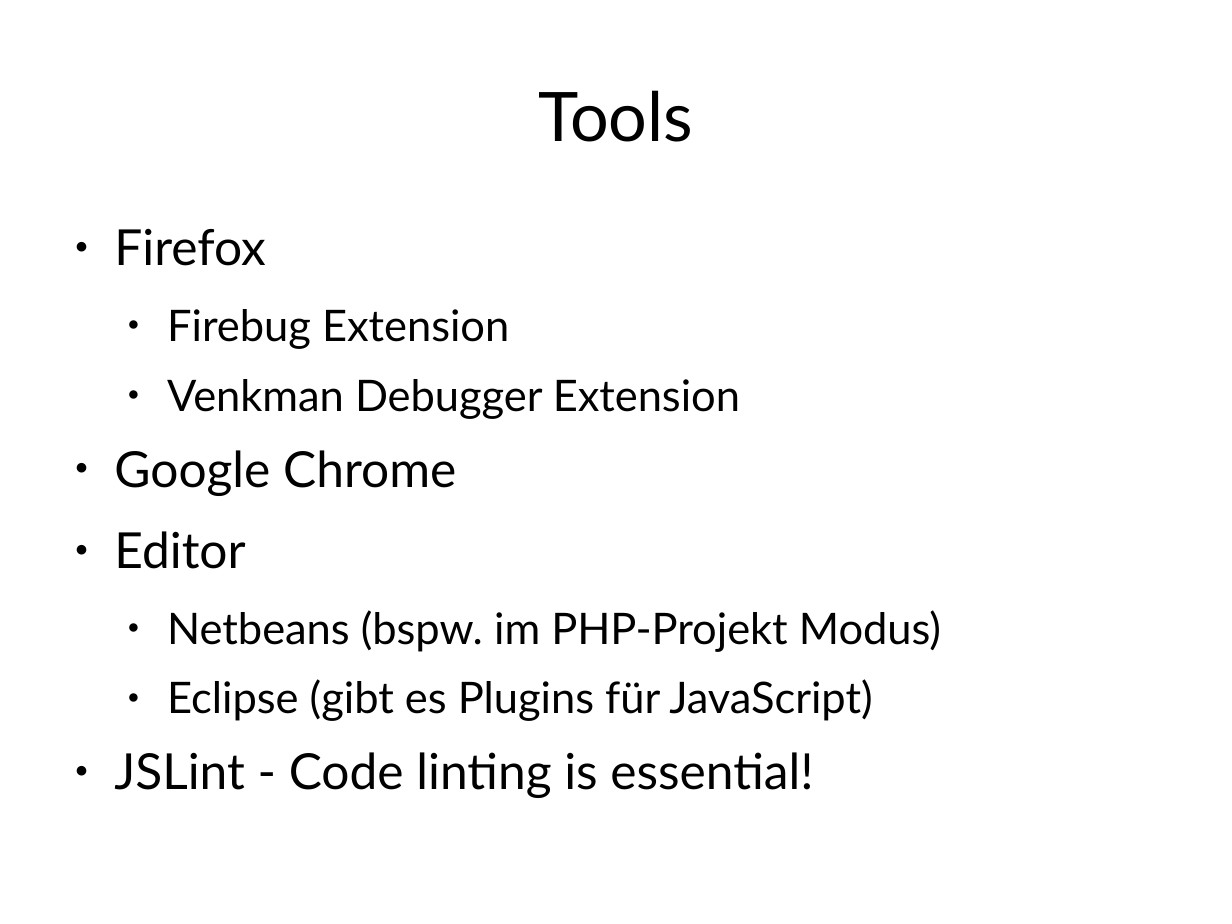
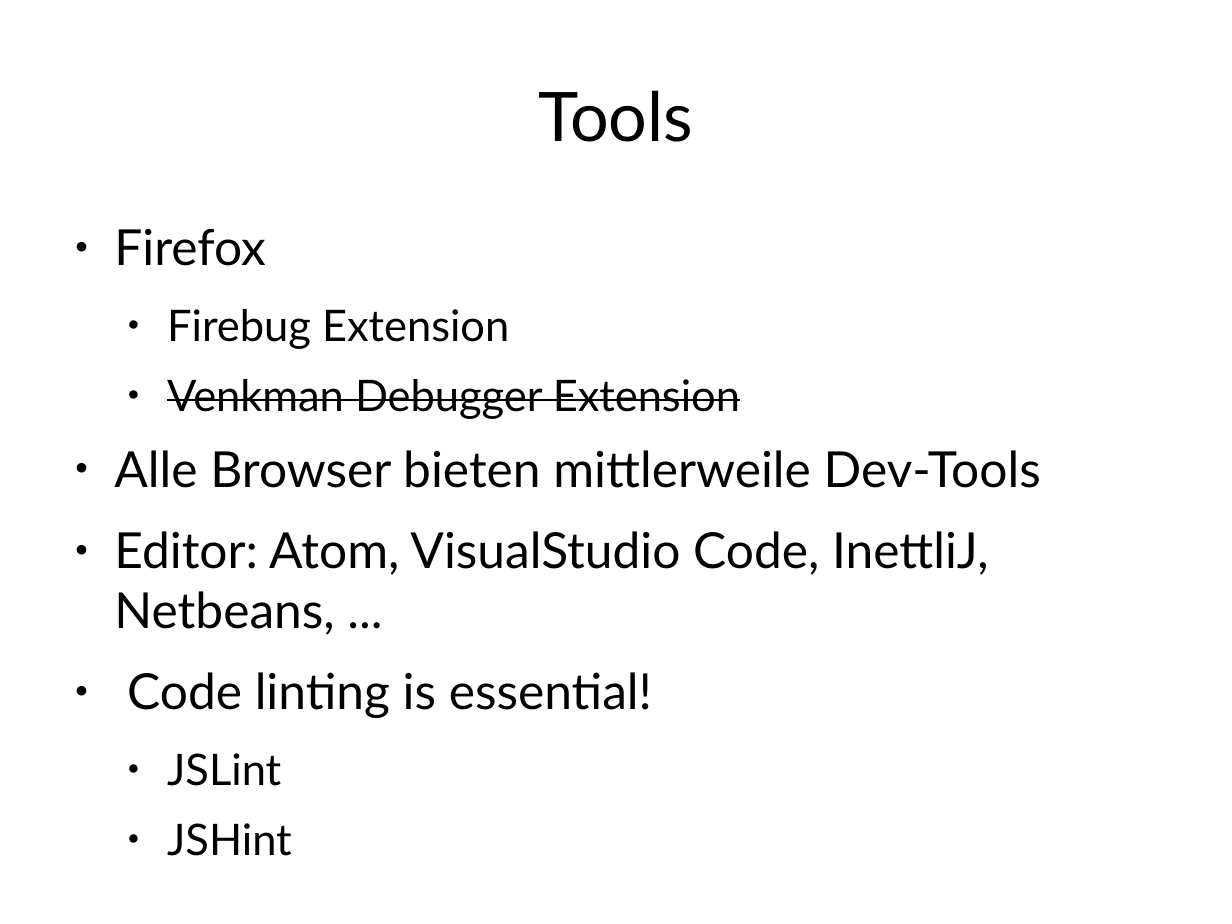
Before and after one commit to Weltraumschaf/Slides, a slide deck: slide 11 of JavaScript-Es_ist_nicht_C/JavaScript-ItsNotC.odp. Drawn at 1232x924 pixels with LibreOffice and Linux fonts; fonts in the diff are those of the drawing. Boxes give left, top, right and bottom in pixels: in the first picture for what was removed or moved away, otherwise in the second. Text is boxed around its words. In the diff, an @@ line names an element or a change of style, - is before the commit and + after.

```diff
--- a/JavaScript-Es_ist_nicht_C/JavaScript-ItsNotC.odp
+++ b/JavaScript-Es_ist_nicht_C/JavaScript-ItsNotC.odp
@@ text at bbox=[167, 379, 740, 419]: strikethrough on in "Venkman Debugger Extension" @@
@@ text at bbox=[114, 450, 1041, 786]: text changed; size 28 to 32 pt @@
-● Google Chrome
-● Editor
-  ● Netbeans (bspw. im PHP-Projekt Modus)
-  ● Eclipse (gibt es Plugins für JavaScript)
-● JSLint - Code linting is essential!
+● Alle Browser bieten mittlerweile Dev-Tools
+● Editor: Atom, VisualStudio Code, InettliJ, Netbeans, ...
+● Code linting is essential!
+  ● JSLint
+  ● JSHint
```
Also in this commit, not shown: 6 other slides changed, 1 other file.
